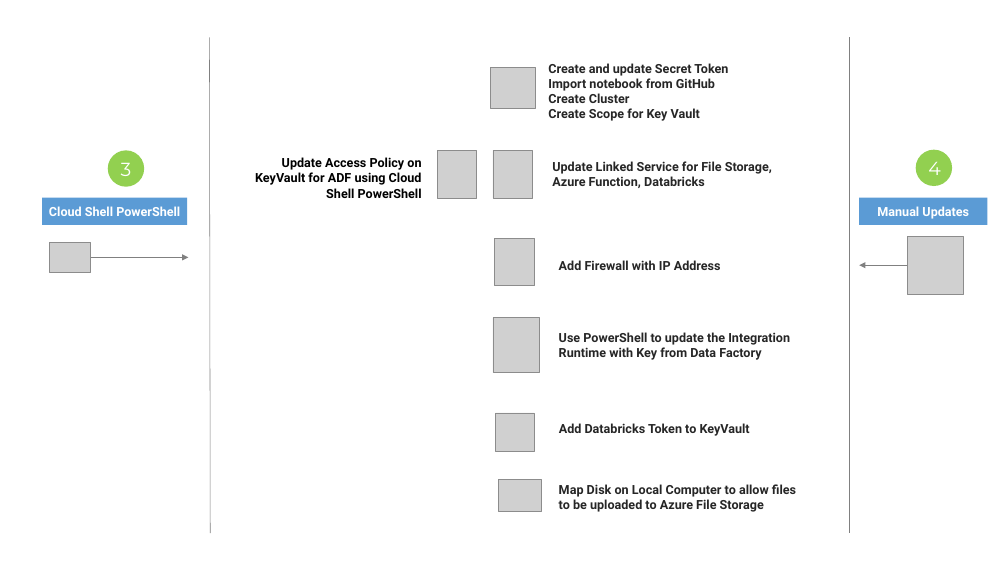
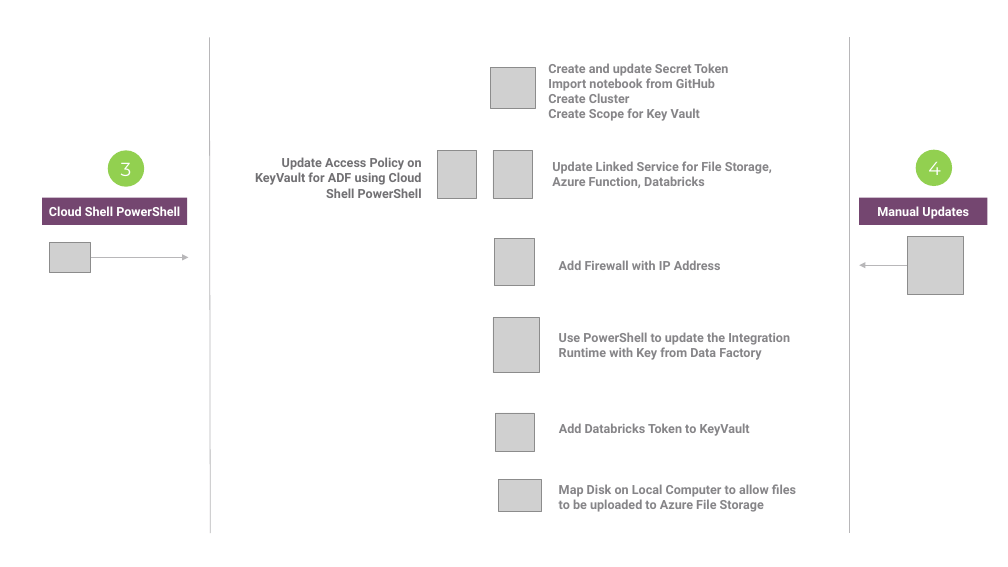
Before and after one commit to rahulunlimited/adflab, a slide deck: slide 6 of docs/ADFLab Design Pattern.pptx (slide 3 before the commit). Drawn at 1008x567 pixels with LibreOffice and Linux fonts; fonts in the diff are those of the drawing; grey boxes stand for pictures; background and template pictures are left out. Boxes give left, top, right and bottom in pixels: in the first picture for what was removed or moved away, otherwise in the second. Text is boxed around its words. In the diff, an @@ line names an element or a change of style, - is before the commit and + after.

```diff
--- a/docs/ADFLab Design Pattern.pptx
+++ b/docs/ADFLab Design Pattern.pptx
@@ line (209, 38) - (210, 533): stroke #808080 0.5 pt to #B8B7B9 0.75 pt @@
@@ line (849, 38) - (849, 533): stroke #808080 0.5 pt to #B8B7B9 0.75 pt @@
@@ text "Update Access Policy on KeyVault ..." at <box>255,157,422,198</box>: text colour #000000 to #717073 @@
@@ rectangle "Cloud Shell PowerShell" at <box>42,197,188,225</box>: fill #5B9BD5 to #744670 @@
@@ rectangle "Manual Updates" at <box>860,197,988,225</box>: fill #5B9BD5 to #744670 @@
@@ arrow (91, 257) - (188, 257): stroke #808080 0.5 pt to #B8B7B9 0.75 pt @@
@@ arrow (907, 265) - (860, 265): stroke #808080 0.5 pt to #B8B7B9 0.75 pt @@
@@ text colour #262626 to #868588 in 6 elements at <box>548,63,728,121</box>, <box>559,260,721,270</box>, <box>559,423,750,436</box>, <box>552,161,772,188</box>, <box>559,332,790,360</box>, <box>559,484,796,512</box> @@
```
Also in this commit, not shown: 7 other slides changed, 1 slide added, 2 other files.
